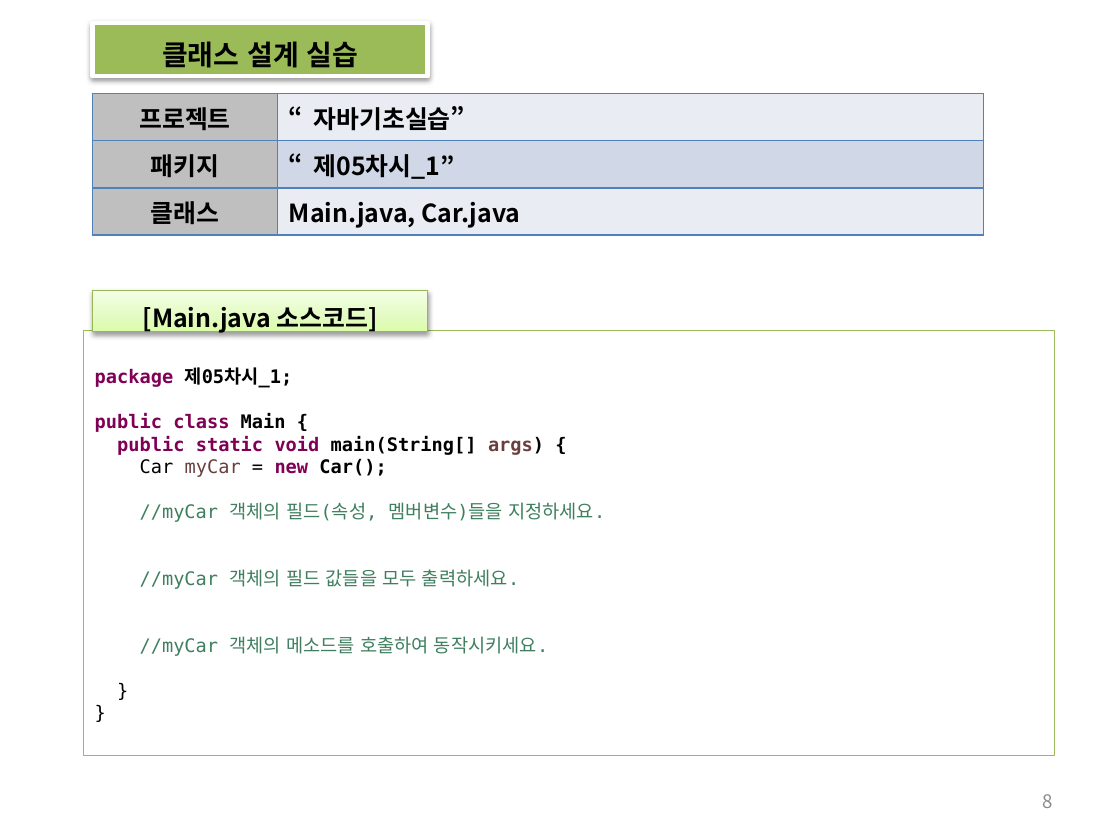
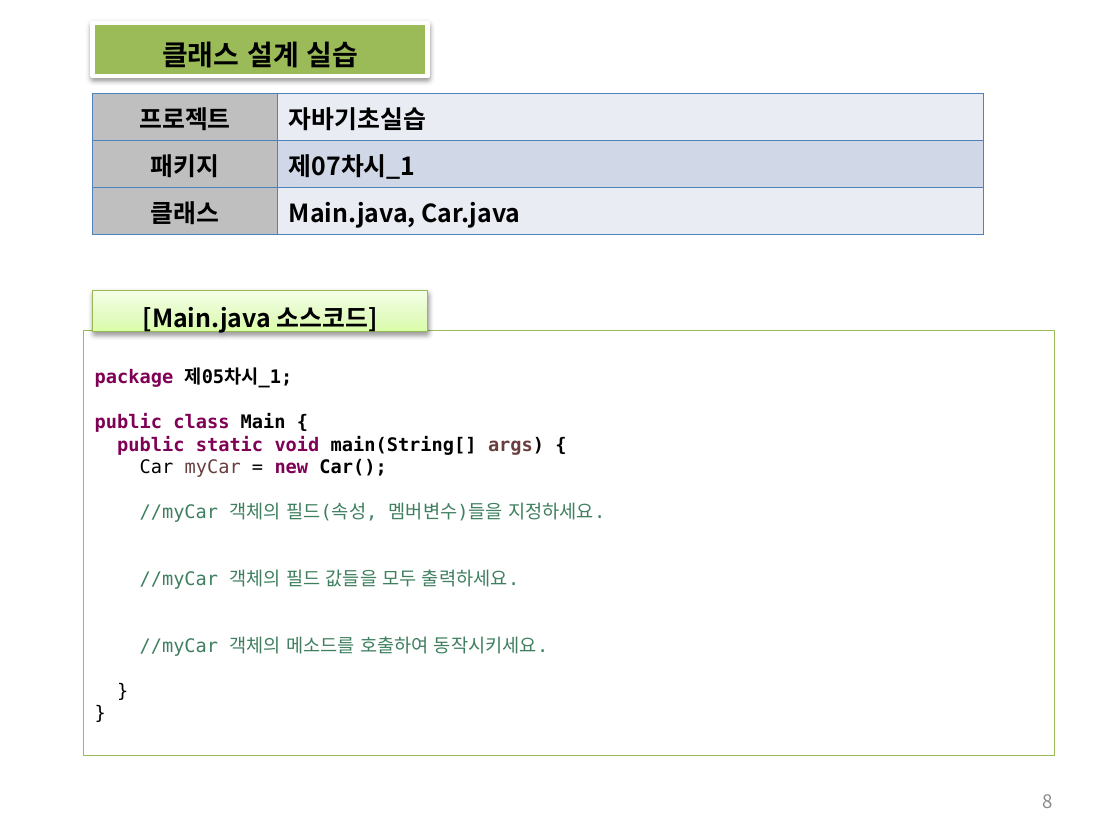
Before and after one commit to histime7/2018JavaClassroom, a slide deck: slide 8 of 수업자료/10_객체지향의 개요.pptx. Drawn at 1120x840 pixels with LibreOffice and Linux fonts; fonts in the diff are those of the drawing. Boxes give left, top, right and bottom in pixels: in the first picture for what was removed or moved away, otherwise in the second. Text is boxed around its words. In the diff, an @@ line names an element or a change of style, - is before the commit and + after.

```diff
--- a/수업자료/10_객체지향의 개요.pptx
+++ b/수업자료/10_객체지향의 개요.pptx
@@ table at [93,94,983,235] @@
-row 1, column 2: “자바기초실습”
+row 1, column 2: 자바기초실습
-row 2, column 2: “제05차시_1”
+row 2, column 2: 제07차시_1
```
Also in this commit, not shown: 3 other slides changed, 5 other files.
